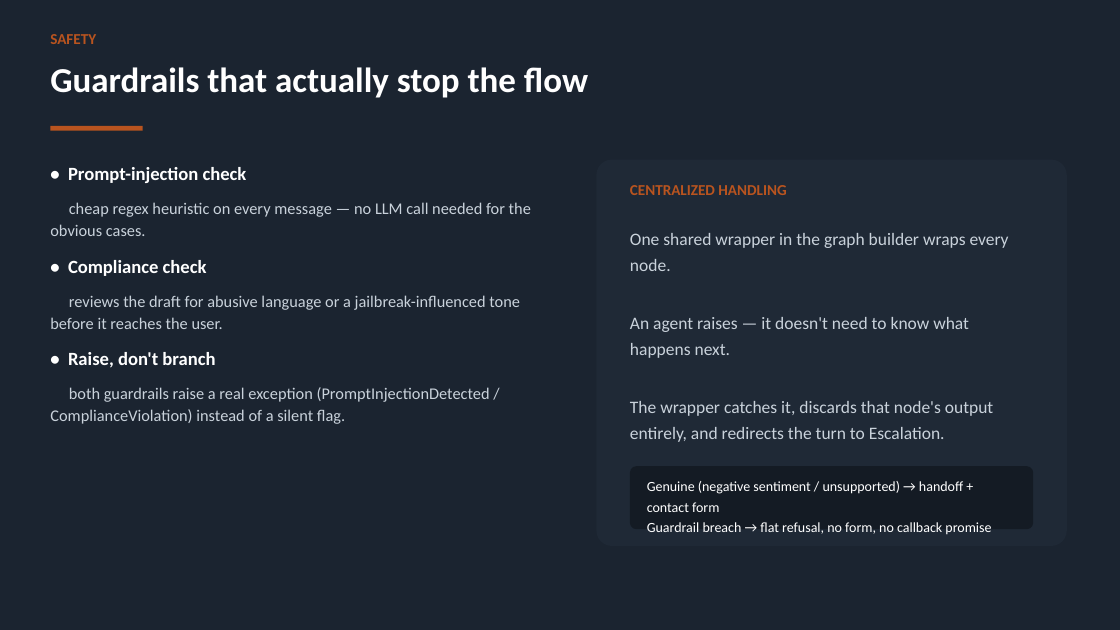
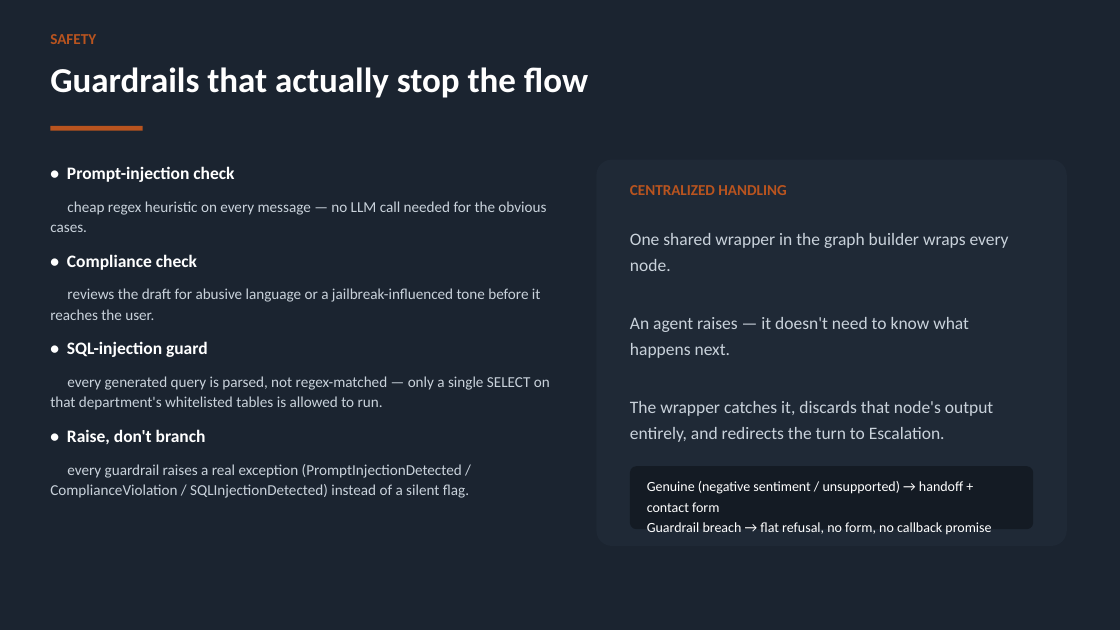
Before and after one commit to Anuj3126/agentic-support-assistant, a slide deck: slide 6 of ShopUNow_Capstone_Presentation.pptx. Drawn at 1120x630 pixels with LibreOffice and Linux fonts; fonts in the diff are those of the drawing. Boxes give left, top, right and bottom in pixels: in the first picture for what was removed or moved away, otherwise in the second. Text is boxed around its words. In the diff, an @@ line names an element or a change of style, - is before the commit and + after.

Commit message:
Update capstone presentation to match the current implementation
Covers what's shipped since the initial deck: SQL-injection guardrail,
verified-identity login (replacing the old composed thread_id), SQLite in the
tech stack, and current test counts (88 total). Testing slide's "bugs found"
now leads with the identity-spoofing and web-search-crash fixes.

```diff
--- a/ShopUNow_Capstone_Presentation.pptx
+++ b/ShopUNow_Capstone_Presentation.pptx
@@ text at (x1=50, y1=166, x2=546, y2=444): size 16 to 15 pt in "• Prompt-injection check", "• Compliance check", "• Raise, don't branch"; size 14 to 13 pt in "cheap regex heuristic on every message — ...", "reviews the draft for abusive language or ..." @@
@@ text at (x1=50, y1=341, x2=550, y2=410): paragraphs added @@
+• SQL-injection guard
+every generated query is parsed, not regex-matched — only a single SELECT on that department's whitelisted tables is allowed to run.
@@ text at (x1=50, y1=464, x2=469, y2=498): text changed; size 14 to 13 pt @@
-both guardrails raise a real exception (PromptInjectionDetected / ComplianceViolation) instead of a silent flag.
+every guardrail raises a real exception (PromptInjectionDetected / ComplianceViolation / SQLInjectionDetected) instead of a silent flag.
```
Also in this commit, not shown: 6 other slides changed.
